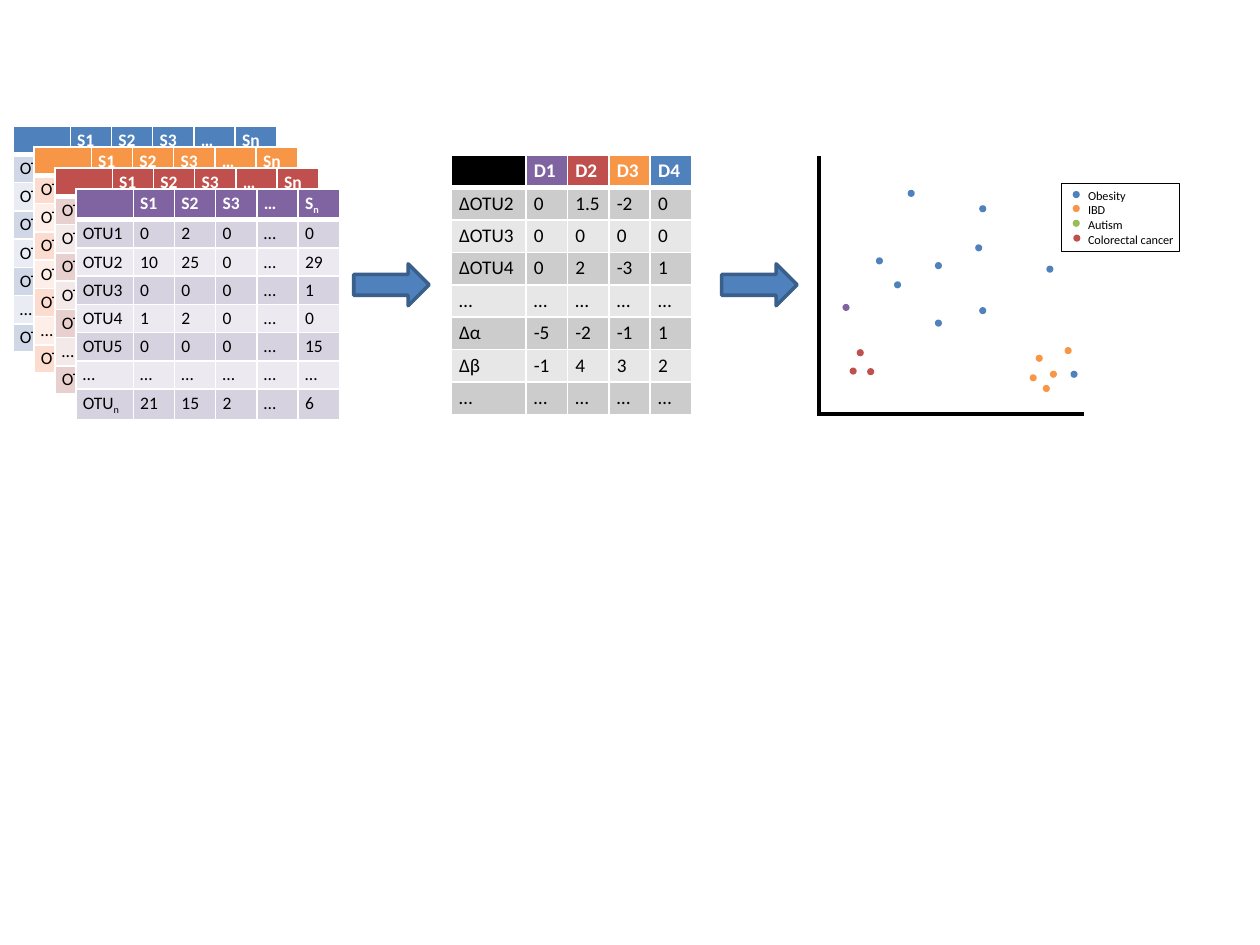
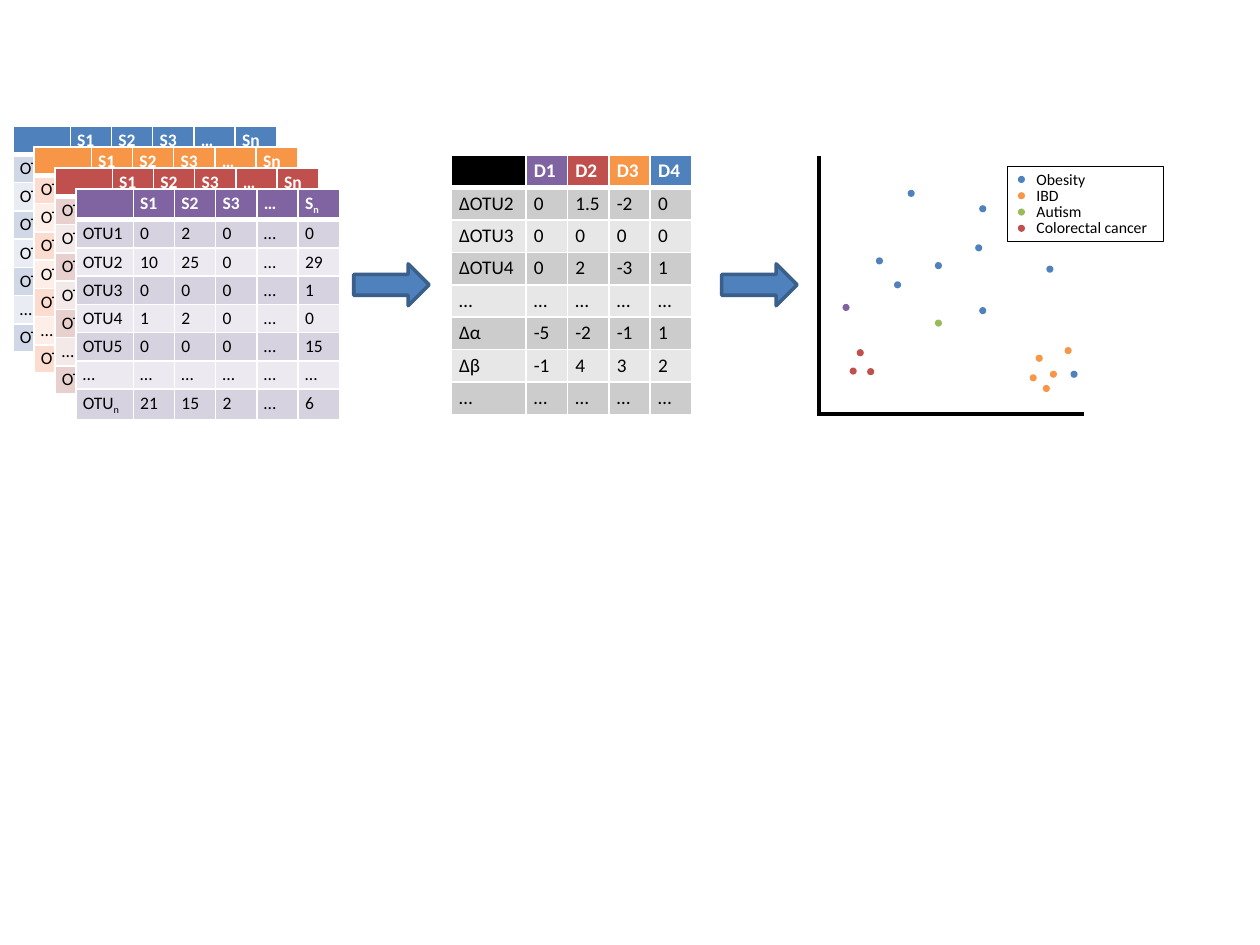
Before and after one commit to cduvallet/phd-docs, a slide deck: slide 2 of figures/figures.pptx. Drawn at 1260x945 pixels with LibreOffice and Linux fonts; fonts in the diff are those of the drawing. Boxes give left, top, right and bottom in pixels: in the first picture for what was removed or moved away, otherwise in the second. Text is boxed around its words. In the diff, an @@ line names an element or a change of style, - is before the commit and + after.

```diff
--- a/figures/figures.pptx
+++ b/figures/figures.pptx
@@ rectangle: place and size @@
-rectangle at (1062, 183, 1179, 251)
+rectangle at (1007, 166, 1163, 242)
@@ ellipse: place and size @@
-ellipse at (1072, 192, 1080, 199)
+ellipse at (1018, 176, 1026, 184)
@@ size 7 to 9 pt in 4 elements at (1036, 222, 1147, 233), (1036, 206, 1081, 217), (1036, 174, 1085, 188), (1036, 191, 1058, 201) @@
@@ text "Obesity": place and size @@
-text "Obesity" at (1088, 191, 1126, 202)
+text "Obesity" at (1036, 174, 1085, 188)
@@ text "IBD": place and size @@
-text "IBD" at (1088, 206, 1105, 214)
+text "IBD" at (1036, 191, 1058, 201)
@@ 3 ellipses: place and size @@
-3 ellipses at (1072, 205, 1081, 242)
+3 ellipses at (1018, 193, 1026, 232)
@@ text "Autism": place and size @@
-text "Autism" at (1088, 220, 1123, 229)
+text "Autism" at (1036, 206, 1081, 217)
@@ text "Colorectal cancer": place and size @@
-text "Colorectal cancer" at (1088, 235, 1174, 244)
+text "Colorectal cancer" at (1036, 222, 1147, 233)
@@ ellipse at (935, 320, 942, 328): fill #4F81BD to #9BBB59 @@
```
Also in this commit, not shown: 1 slide added, 5 other files.
